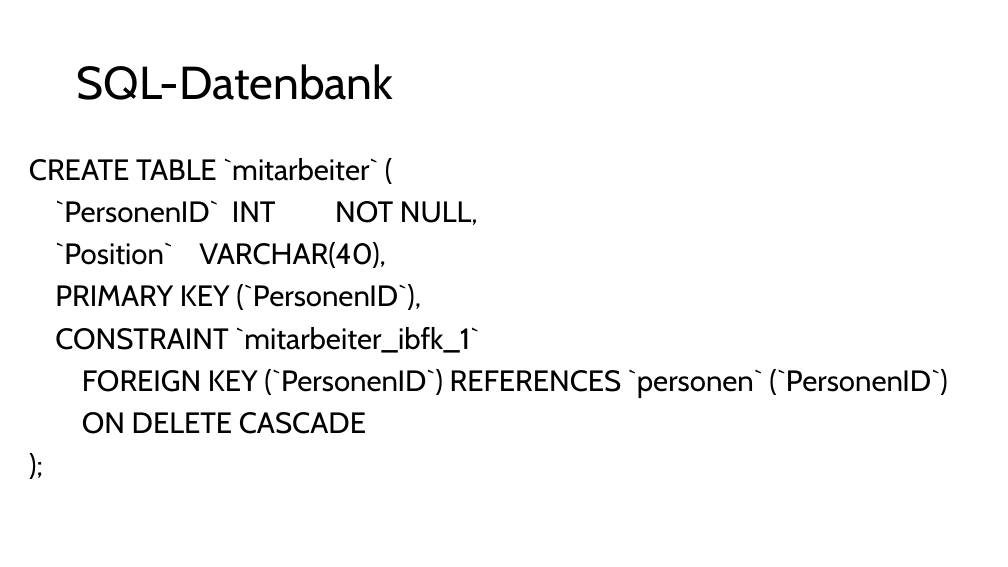
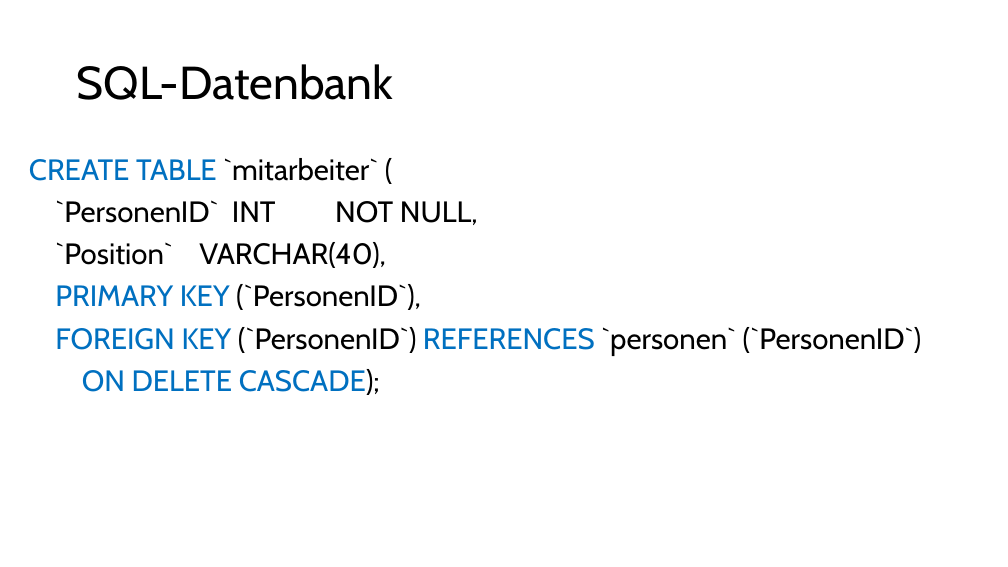
Before and after one commit to mi-0110/datenbanken-bib, a slide deck: slide 14 of BibPräsi.pptx. Drawn at 1008x567 pixels with LibreOffice and Linux fonts; fonts in the diff are those of the drawing. Boxes give left, top, right and bottom in pixels: in the first picture for what was removed or moved away, otherwise in the second. Text is boxed around its words. In the diff, an @@ line names an element or a change of style, - is before the commit and + after.

```diff
--- a/BibPräsi.pptx
+++ b/BibPräsi.pptx
@@ text at (29,158,921,356): text colour #000000 to #0070C0 in "CREATE TABLE", "PRIMARY KEY", "FOREIGN KEY REFERENCES" @@
@@ text at (55,327,479,353): paragraph removed @@
-CONSTRAINT `mitarbeiter_ibfk_1`
@@ text at (82,369,380,395): text changed; text colour #000000 to #0070C0 @@
-ON DELETE CASCADE
-);
+ON DELETE CASCADE);
```
Also in this commit, not shown: 3 other slides changed, 3 slides added, 6 other files.
